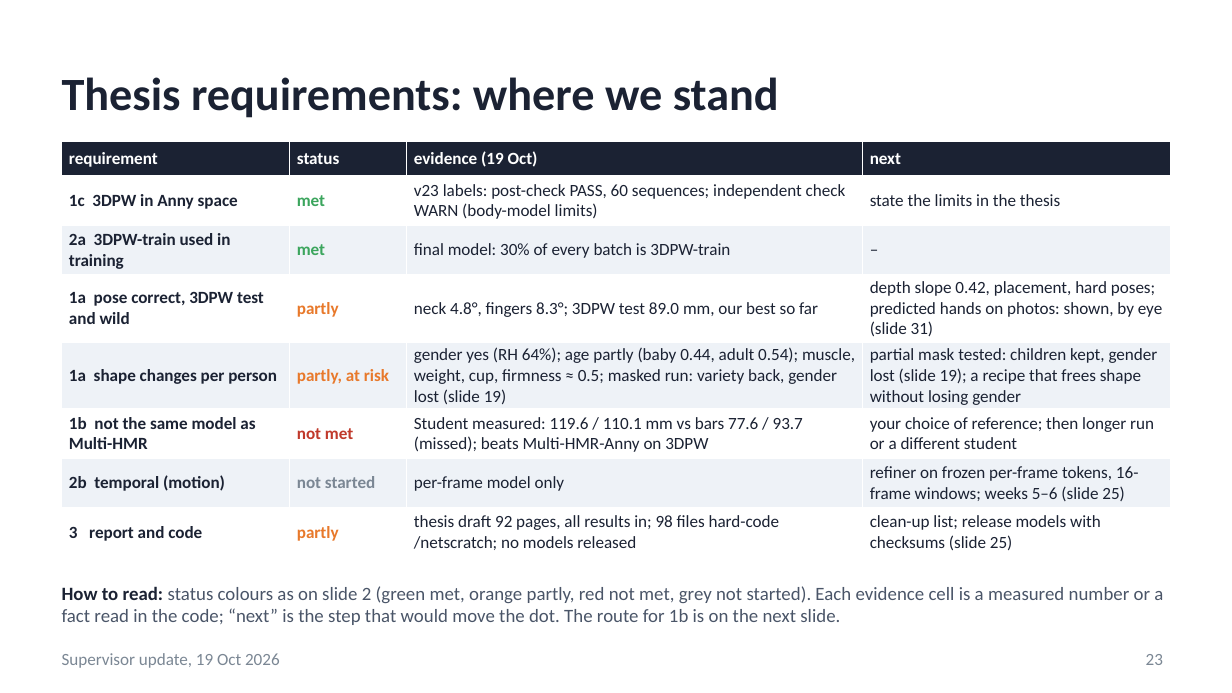
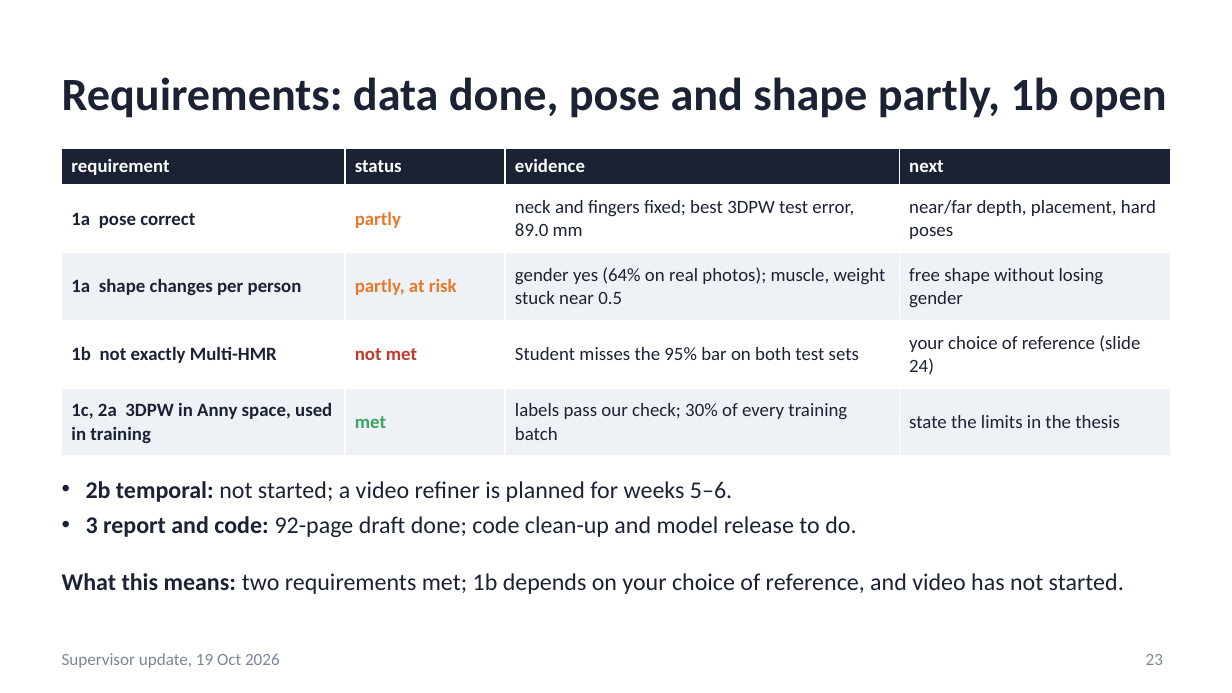
Before and after one commit to saadnajib/Multi-Person-Whole-Body-Human-Mesh-Recovery-in-a-Single-Shot-with-Annyone-dataset-and-3dpw-dataset, a slide deck: slide 23 of docs/supervisor_update_2026-10-19.pptx. Drawn at 1232x693 pixels with LibreOffice and Linux fonts; fonts in the diff are those of the drawing. Boxes give left, top, right and bottom in pixels: in the first picture for what was removed or moved away, otherwise in the second. Text is boxed around its words. In the diff, an @@ line names an element or a change of style, - is before the commit and + after.

```diff
--- a/docs/supervisor_update_2026-10-19.pptx
+++ b/docs/supervisor_update_2026-10-19.pptx
@@ title at bbox=[62, 77, 1167, 118]: text changed @@
-Thesis requirements: where we stand
+Requirements: data done, pose and shape partly, 1b open
@@ table at bbox=[62, 148, 1170, 447] @@
-row 1: requirement | status | evidence (19 Oct) | next
-row 2: 1c 3DPW in Anny space | met | v23 labels: post-check PASS, 60 sequences; independent check WARN (body-model limits) | state the limits in the thesis
-row 3: 2a 3DPW-train used in training | met | final model: 30% of every batch is 3DPW-train | –
-row 4: 1a pose correct, 3DPW test and wild | partly | neck 4.8°, fingers 8.3°; 3DPW test 89.0 mm, our best so far | depth slope 0.42, placement, hard poses; predicted hands on photos: shown, by eye (slide 31)
-row 5: 1a shape changes per person | partly, at risk | gender yes (RH 64%); age partly (baby 0.44, adult 0.54); muscle, weight, cup, firmness ≈ 0.5; masked run: variety back, gender lost (slide 19) | partial mask tested: children kept, gender lost (slide 19); a recipe that frees shape without losing gender
-row 6: 1b not the same model as Multi-HMR | not met | Student measured: 119.6 / 110.1 mm vs bars 77.6 / 93.7 (missed); beats Multi-HMR-Anny on 3DPW | your choice of reference; then longer run or a different student
-row 7: 2b temporal (motion) | not started | per-frame model only | refiner on frozen per-frame tokens, 16-frame windows; weeks 5–6 (slide 25)
-row 8: 3 report and code | partly | thesis draft 92 pages, all results in; 98 files hard-code /netscratch; no models released | clean-up list; release models with checksums (slide 25)
+row 1: requirement | status | evidence | next
+row 2: 1a pose correct | partly | neck and fingers fixed; best 3DPW test error, 89.0 mm | near/far depth, placement, hard poses
+row 3: 1a shape changes per person | partly, at risk | gender yes (64% on real photos); muscle, weight stuck near 0.5 | free shape without losing gender
+row 4: 1b not exactly Multi-HMR | not met | Student misses the 95% bar on both test sets | your choice of reference (slide 24)
+row 5: 1c, 2a 3DPW in Anny space, used in training | met | labels pass our check; 30% of every training batch | state the limits in the thesis
@@ table: place and size @@
-table at bbox=[62, 142, 1170, 554]
+table at bbox=[62, 148, 1170, 447]
@@ text at bbox=[86, 481, 856, 537]: text changed; size 11 to 14 pt; text colour #4A5568 to #1B2233 @@
-How to read: status colours as on slide 2 (green met, orange partly, red not met, grey not started). Each evidence cell is a measured number or a fact read in the code; “next” is the step that would move the dot. The route for 1b is on the next slide.
+• 2b temporal: not started; a video refiner is planned for weeks 5–6.
+• 3 report and code: 92-page draft done; code clean-up and model release to do.
@@ text added at bbox=[62, 573, 1124, 594], 14 pt, text #1B2233 @@
+What this means: two requirements met; 1b depends on your choice of reference, and video has not started.
```
Also in this commit, not shown: 28 other slides changed, 3 slides added, 3 slides removed, 4 other files.
